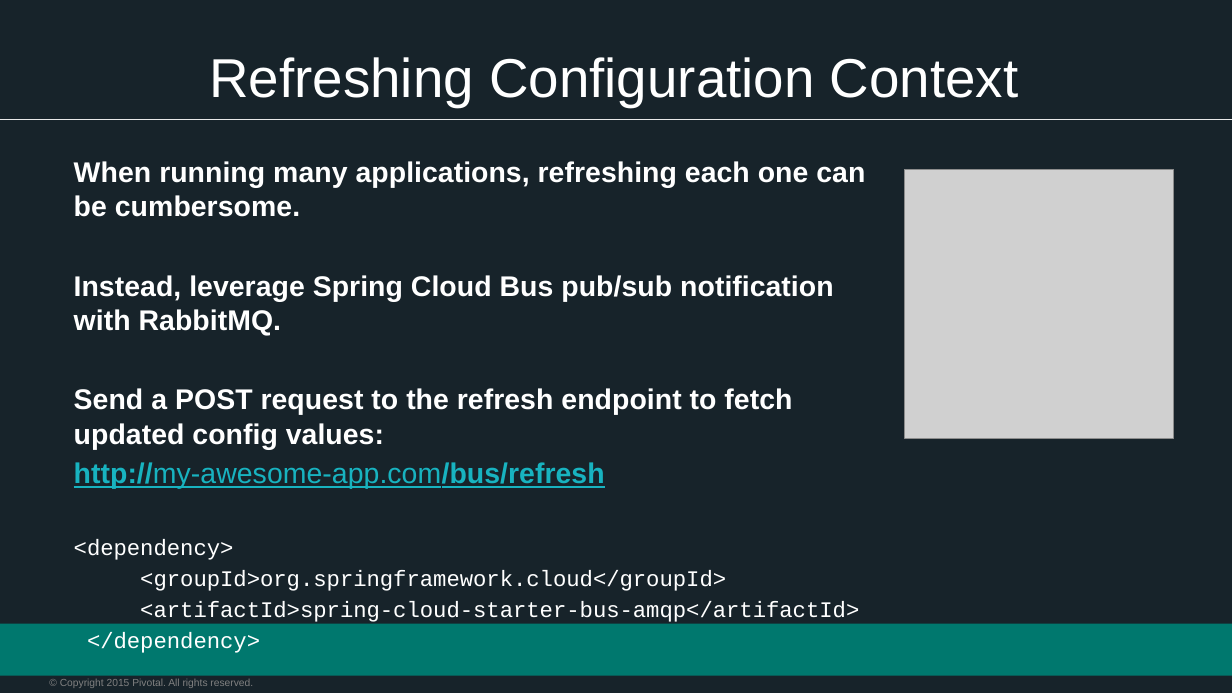
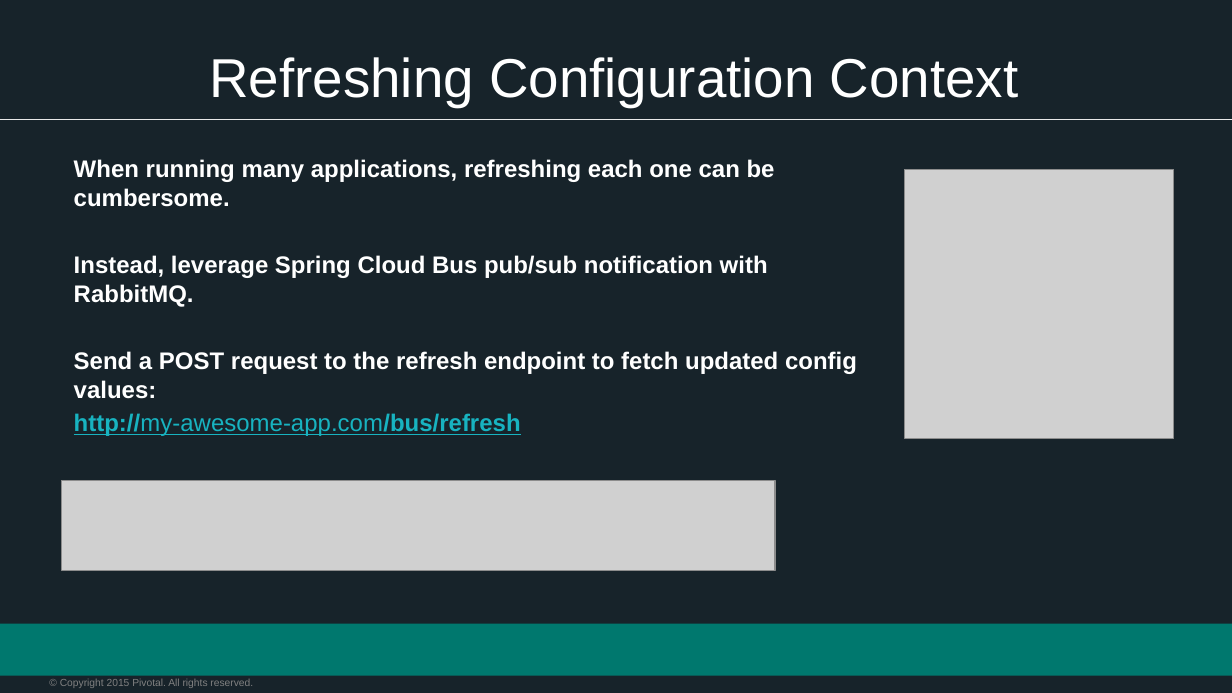
Before and after one commit to vmware-archive/devops-workshop, a slide deck: slide 8 of presentations/103 - Intro to Spring Cloud Services/Session_6_SC_Config.pptx. Drawn at 1232x693 pixels with LibreOffice and Linux fonts; fonts in the diff are those of the drawing; grey boxes stand for pictures; background and template pictures are left out. Boxes give left, top, right and bottom in pixels: in the first picture for what was removed or moved away, otherwise in the second. Text is boxed around its words. In the diff, an @@ line names an element or a change of style, - is before the commit and + after.

Commit message:
Gradle-ize examples in slide decks for Spring Cloud Services

```diff
--- a/presentations/103 - Intro to Spring Cloud Services/Session_6_SC_Config.pptx
+++ b/presentations/103 - Intro to Spring Cloud Services/Session_6_SC_Config.pptx
@@ text "When running many applications, refreshing ..." at (x1=74, y1=159, x2=857, y2=436): size 16.6 to 14 pt @@
@@ picture added at (x1=62, y1=480, x2=775, y2=570) @@
@@ text at (x1=74, y1=539, x2=859, y2=653): paragraphs removed @@
-<dependency>
-<groupId>org.springframework.cloud</groupId>
-<artifactId>spring-cloud-starter-bus-amqp</artifactId>
-</dependency>
```
Also in this commit, not shown: 1 other slide changed, 2 other files.
